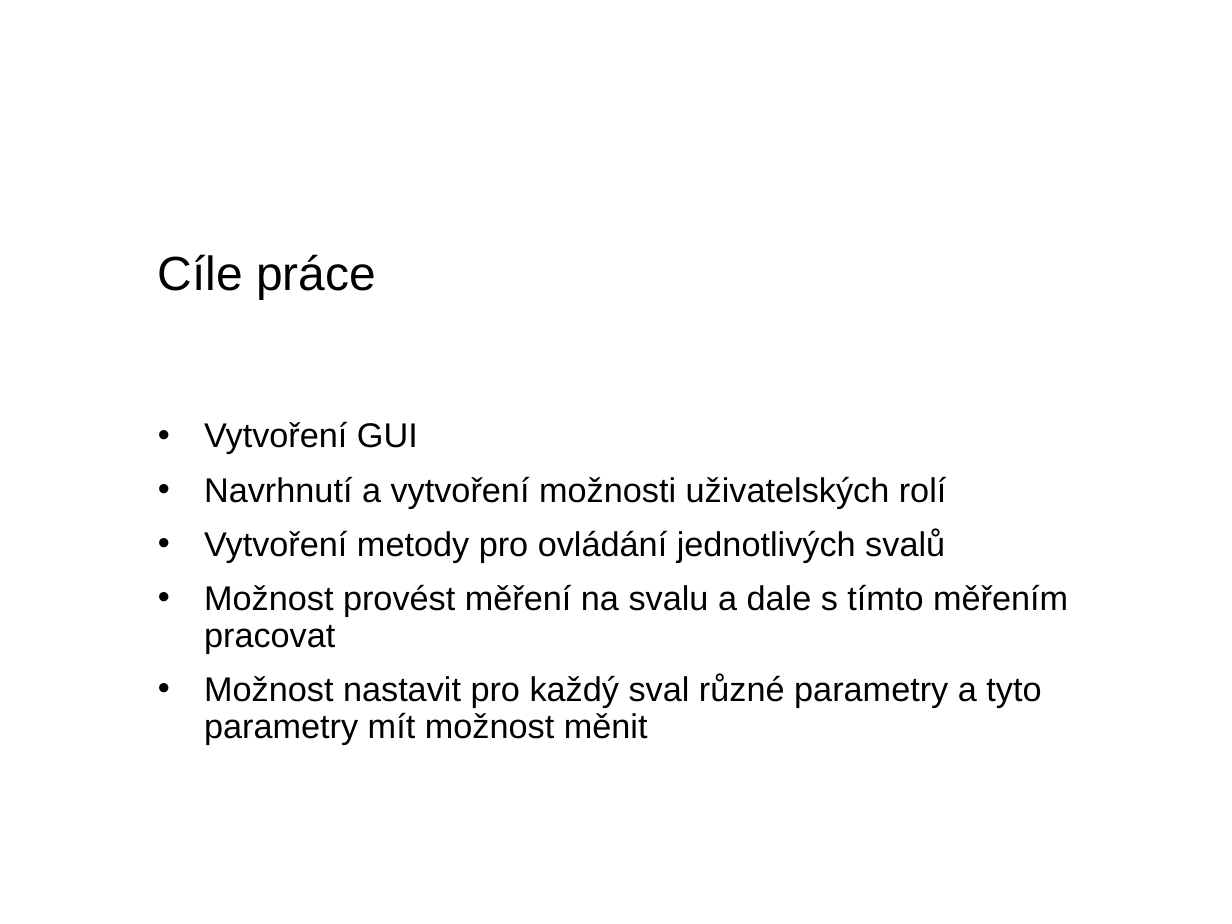
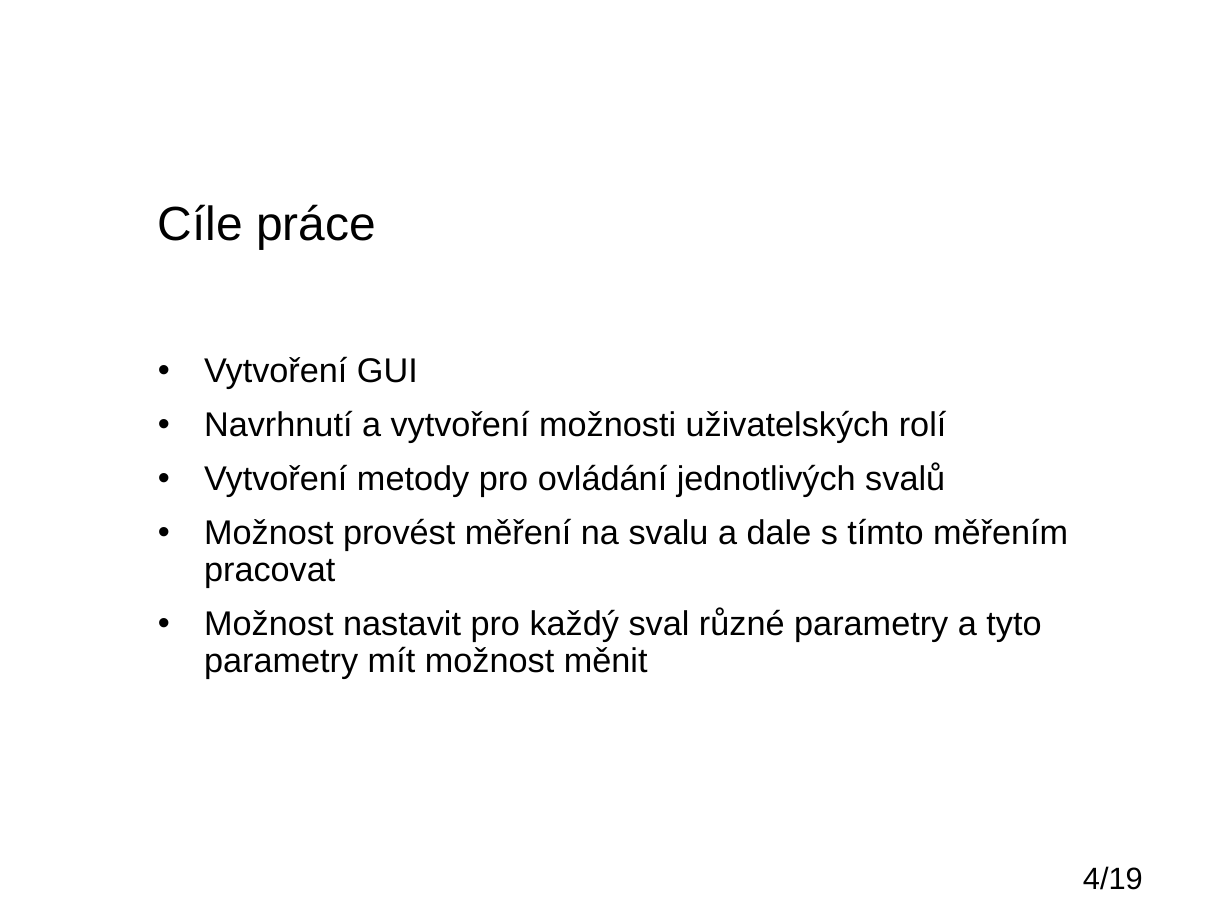
Before and after one commit to IronKnee22/Bakalarka, a slide deck: slide 4 of Obhajoba_darsamar.pptx. Drawn at 1232x924 pixels with LibreOffice and Linux fonts; fonts in the diff are those of the drawing; background and template pictures are left out. Boxes give left, top, right and bottom in pixels: in the first picture for what was removed or moved away, otherwise in the second. Text is boxed around its words. In the diff, an @@ line names an element or a change of style, - is before the commit and + after.

```diff
--- a/Obhajoba_darsamar.pptx
+++ b/Obhajoba_darsamar.pptx
@@ title "Cíle práce": place and size @@
-title "Cíle práce" at [158, 254, 376, 299]
+title "Cíle práce" at [158, 204, 376, 249]
@@ text "Vytvoření GUI": place and size @@
-text "Vytvoření GUI" at [204, 421, 1068, 744]
+text "Vytvoření GUI" at [204, 356, 1068, 679]
@@ page number added at [1083, 866, 1143, 890], 18 pt, text #000000 @@
+4/19
```
Also in this commit, not shown: 11 other slides changed, 6 slides added, 8 slides removed.
